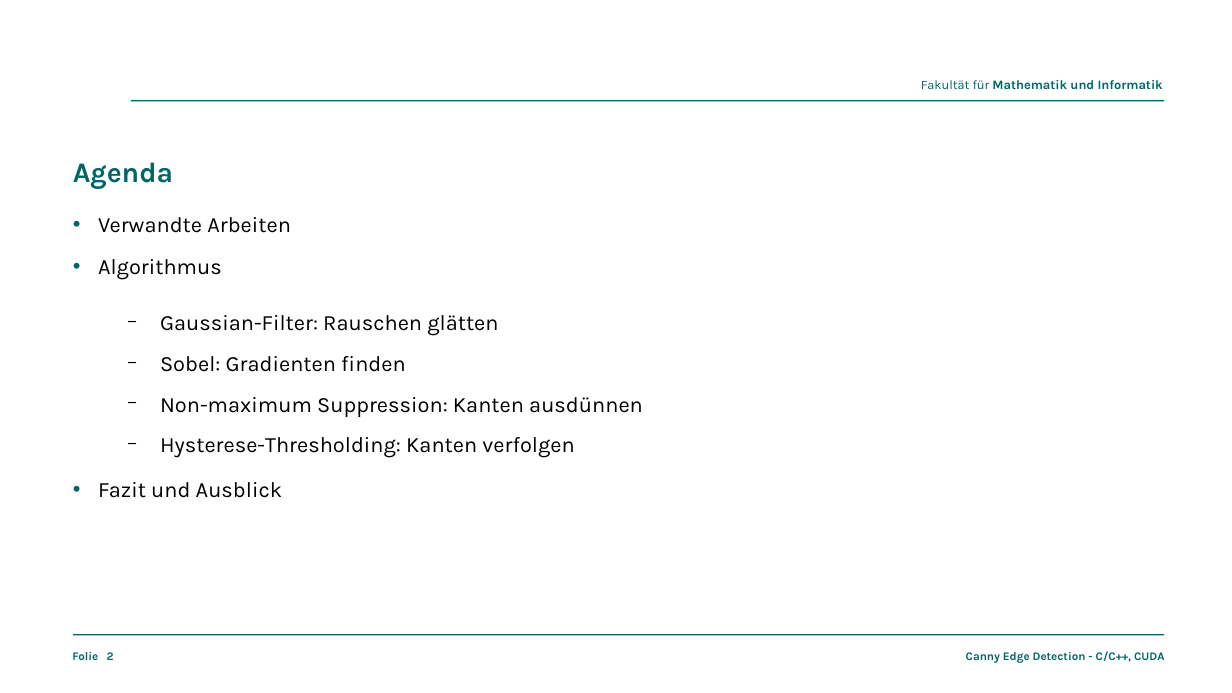
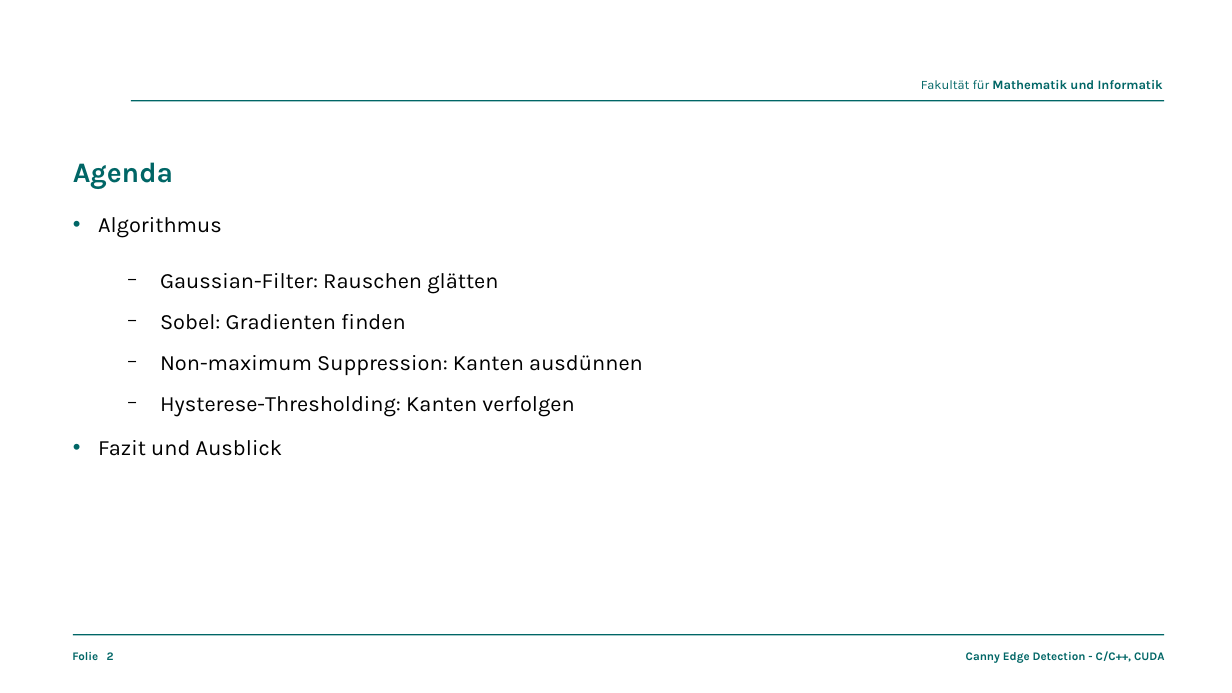
Before and after one commit to thomjur/fapra26-canny-edge-detection, a slide deck: slide 2 of presentation/canny-edge-detection.odp. Drawn at 1232x693 pixels with LibreOffice and Linux fonts; fonts in the diff are those of the drawing; background and template pictures are left out. Boxes give left, top, right and bottom in pixels: in the first picture for what was removed or moved away, otherwise in the second. Text is boxed around its words. In the diff, an @@ line names an element or a change of style, - is before the commit and + after.

```diff
--- a/presentation/canny-edge-detection.odp
+++ b/presentation/canny-edge-detection.odp
@@ text at (98,217,291,233): paragraph removed @@
-• Verwandte Arbeiten
```
Also in this commit, not shown: 3 other slides changed, 3 slides added, 9 other files.
